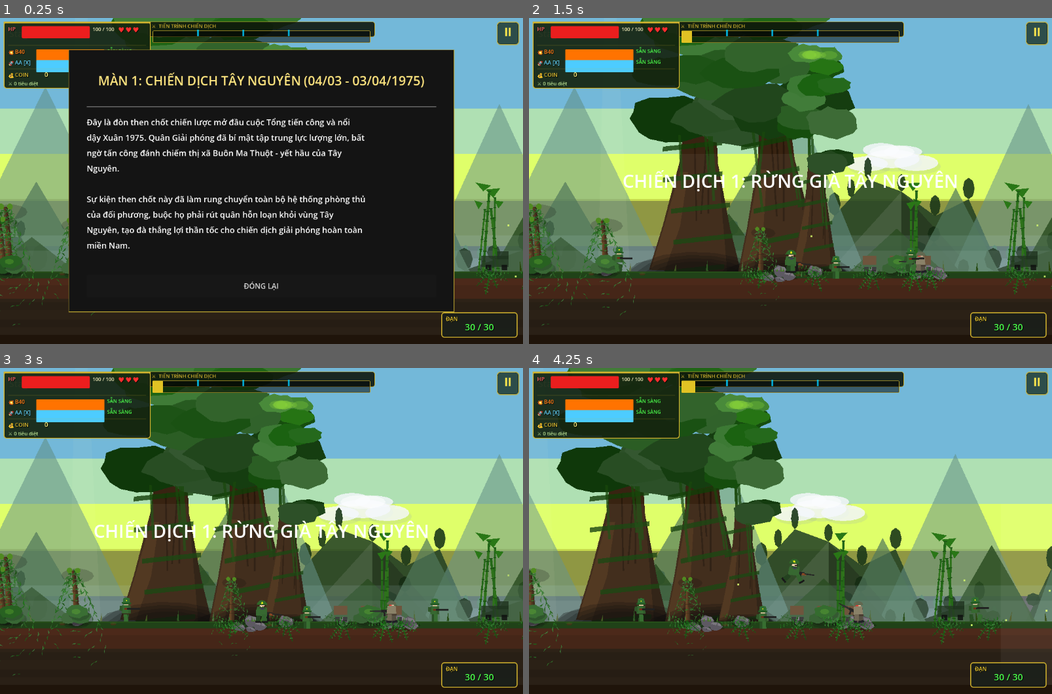
Above: before the commit, frames 1-4 (two rows, left to right).
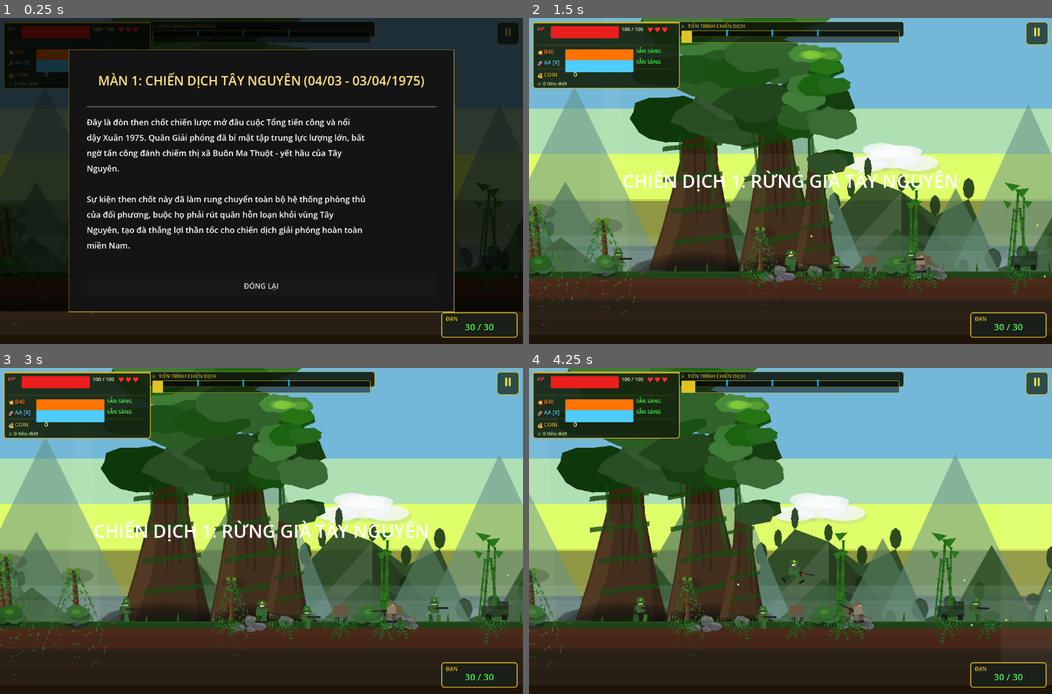
Above: after the commit, the same moments.

Repository: dangkhoa31204/alien-shooter
Game: Godot game, scene res://scenes/contra_main.tscn
Two runs of this game, one before a commit and one after it. Both use one fixed random seed, a clock stepped at 60 frames per second and the inputs below. This scene is started directly instead of the project's main scene.
Inputs (mouse positions are in pixels of both pictures, inside the frame that each line leads up to):
- Up to frame 1 (0.25 s): no input
- Up to frame 2 (1.5 s): tap Enter at 0.5 s; move the mouse to (905, 164) at 0.52 s; hold Right (ui_right) 0.53-1.25 s; tap X (aa_missile) at 0.6 s; tap Space at 0.77 s; click "ĐÓNG LẠI" at 1.25 s
- Up to frame 3 (3 s): click "⏸" at 2 s; click "▶ TIẾP TỤC [ESC]" at 2.75 s
- Up to frame 4 (4.25 s): move the mouse to (685, 547) at 3.52 s; hold Right (ui_right) from 3.53 s (still down); tap F (melee) at 3.6 s; tap Space at 3.77 s

The runs differ from the first frame. In frame 1, 30% of the frame differs, in the area x 0-100%, y 0-90%; in frame 2, 0.1%; in frame 3, 0.1%; in frame 4, 0.1%.

Commit message:
thêm chuyển cảnh khi chiến thắng, giảm số lượng base check point ở map 5 xuống còn 1

Diff:
--- a/scripts/contra_main.gd
+++ b/scripts/contra_main.gd
@@ -208,6 +208,18 @@
 	_damage_vignette.mouse_filter = Control.MOUSE_FILTER_IGNORE
 	_damage_vignette.z_index = 90
 	$UI.add_child(_damage_vignette)
+
+	# Transition Fade-In when scene starts
+	var start_fade = ColorRect.new()
+	start_fade.color = Color(0, 0, 0, 1.0)
+	start_fade.size = Vector2(1152, 648)
+	start_fade.z_index = 100
+	start_fade.mouse_filter = Control.MOUSE_FILTER_IGNORE
+	$UI.add_child(start_fade)
+	var tw = create_tween()
+	tw.tween_property(start_fade, "color:a", 0.0, 1.0)
+	tw.finished.connect(func(): start_fade.queue_free())
+
 
 func _setup_progress_ui() -> void:
 	# ── Màu chuẩn military ────────────────────────────────────────────────────
@@ -3376,9 +3388,27 @@
 		PlayerData.unlock_next_stage()
 		var tree = get_tree()
 		if tree:
-			await tree.create_timer(3.5).timeout
+			# Hiệu ứng chuyển cảnh: Màn hình bắt đầu tối lại từ từ
+			var fade_rect = ColorRect.new()
+			fade_rect.color = Color(0, 0, 0, 0)
+			fade_rect.size = Vector2(1152, 648)
+			fade_rect.z_index = 110 # Ở trên cùng để che lấp mọi thứ
+			fade_rect.mouse_filter = Control.MOUSE_FILTER_IGNORE
+			$UI.add_child(fade_rect)
+
+			var tw = tree.create_tween()
+			tw.tween_interval(1.0) # Dừng 1 giây để người chơi nhìn chữ "CHIẾN THẮNG"
+			tw.tween_property(fade_rect, "color:a", 1.0, 3.0) # Từ từ tối đen trong 3 giây
+
+			await tw.finished
 			PlayerData.flush_pending_save()
-			tree.change_scene_to_file("res://scenes/level_select.tscn")
+
+			# Tự động nhảy sang map tiếp theo
+			if current_stage < 5:
+				PlayerData.current_selected_stage = current_stage + 1
+				tree.change_scene_to_file("res://scenes/contra_main.tscn")
+			else:
+				tree.change_scene_to_file("res://scenes/level_select.tscn")
 
 
 func flash_damage() -> void:
@@ -4097,9 +4127,22 @@
 func _exit_to_level_select() -> void:
 	get_tree().paused = false
 	Audio.stop_music()
-	Audio.play_menu_music()
+
 	var tree = get_tree()
 	if tree:
+		# Thêm hiệu ứng chuyển cảnh mờ dần sang màn hình chọn lúc nhấn nút
+		var fade_rect = ColorRect.new()
+		fade_rect.color = Color(0, 0, 0, 0)
+		fade_rect.size = Vector2(1152, 648)
+		fade_rect.z_index = 100
+		fade_rect.mouse_filter = Control.MOUSE_FILTER_IGNORE
+		$UI.add_child(fade_rect)
+
+		var tw = tree.create_tween()
+		tw.tween_property(fade_rect, "color:a", 1.0, 1.0)
+
+		await tw.finished
+		Audio.play_menu_music()
 		PlayerData.flush_pending_save()
 		tree.change_scene_to_file("res://scenes/level_select.tscn")
 
--- a/scripts/stages/contra_final.gd
+++ b/scripts/stages/contra_final.gd
@@ -68,9 +68,8 @@
 		elif v_dice < 0.25: _create_abandoned_vespa(dx + 150)
 
 	# 6. CHECKPOINTS
-	for i in range(1, 4):
-		var x = i * (STAGE_LENGTH / 4.0)
-		main._create_checkpoint(Vector2(x, 600))
+	# Only 1 checkpoint exactly in the middle of the map
+	main._create_checkpoint(Vector2(STAGE_LENGTH / 2.0, 600))
 
 	# Gameplay Logic
 	main._spawn_enemy_wave(18, 0.4)
